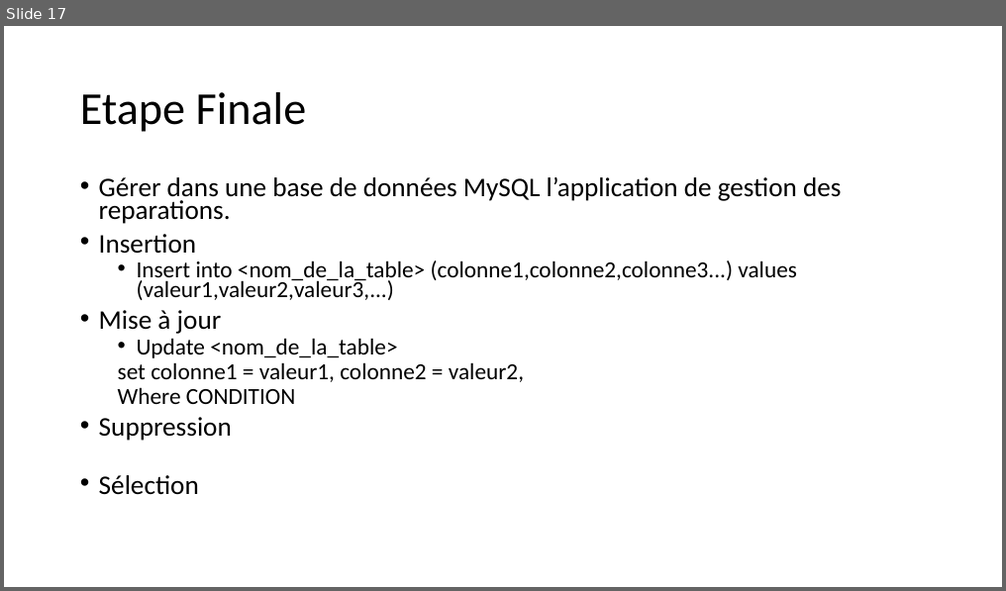
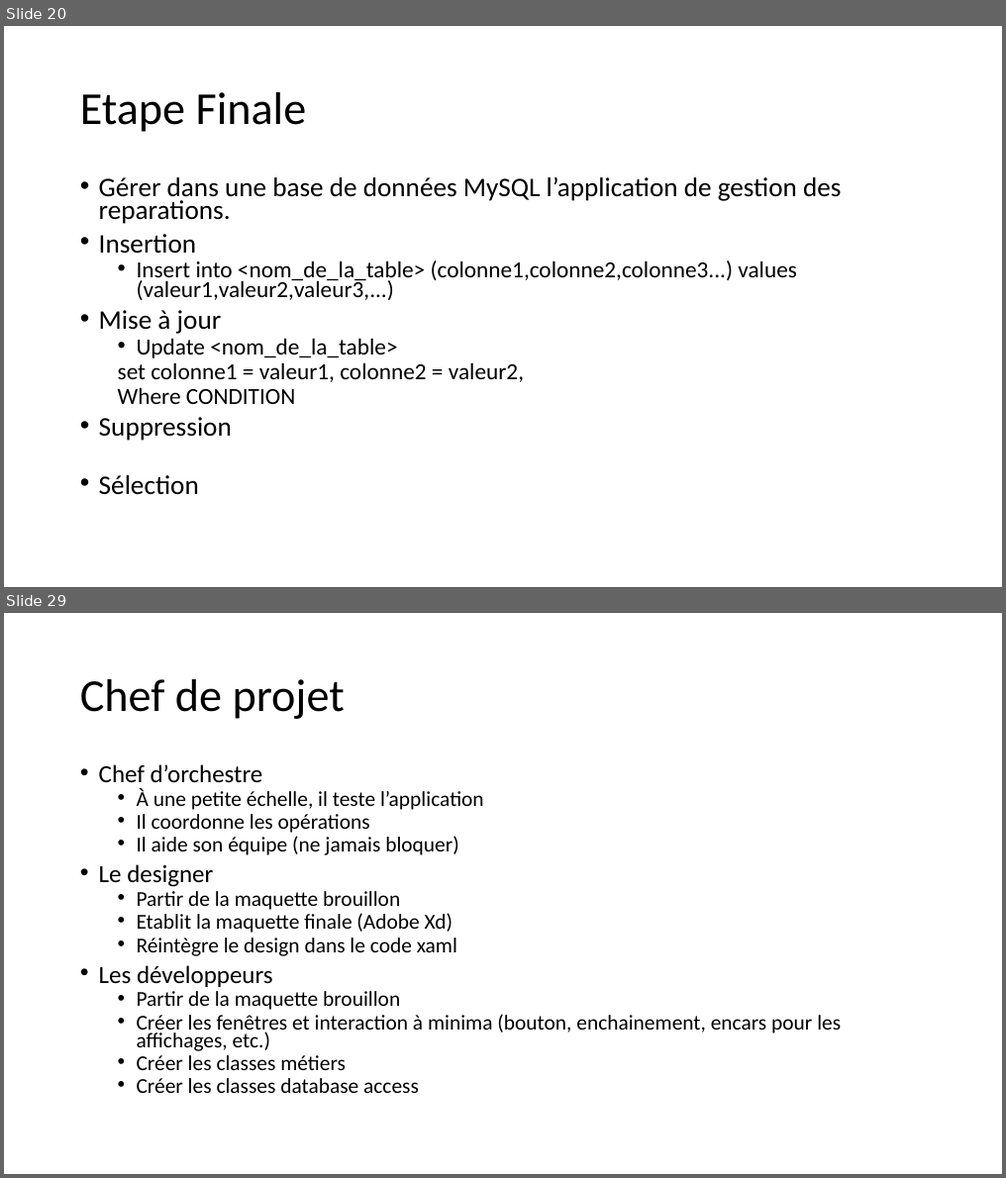
Before and after one commit to ronnykwon/TutoCNAM, a slide deck: Document/Explication.pptx. Shown one above the other, each under a label of ours: slide 17 before the commit, slides 20 and 29 after it; the slides between them are not shown. The pictures are 1006x591 and 1006x1178 pixels, drawn with LibreOffice and Linux fonts; fonts in the diff are those of the drawing. Boxes give left, top, right and bottom in pixels: in the first picture for what was removed or moved away, otherwise in the second. Text is boxed around its words. In the diff, an @@ line names an element or a change of style, - is before the commit and + after.

```diff
--- a/Document/Explication.pptx
+++ b/Document/Explication.pptx
@@ slide 29 added at (x1=4, y1=613, x2=1002, y2=1174), background #FFFFFF @@
@@ title added at (x1=80, y1=679, x2=345, y2=719), 44 pt, text #000000 @@
+Chef de projet
@@ text added at (x1=99, y1=764, x2=841, y2=1093), 20.4 pt, text #000000 @@
+• Chef d’orchestre
+  • À une petite échelle, il teste l’application
+  • Il coordonne les opérations
+  • Il aide son équipe (ne jamais bloquer)
+• Le designer
+  • Partir de la maquette brouillon
+  • Etablit la maquette finale (Adobe Xd)
+  • Réintègre le design dans le code xaml
+• Les développeurs
+  • Partir de la maquette brouillon
+  • Créer les fenêtres et interaction à minima (bouton, enchainement, encars pour les affichages, etc.)
+  • Créer les classes métiers
+  • Créer les classes database access
@@ what was slide 17 is now slide 20 @@
```
Also in this commit, not shown: 8 slides changed, 9 other slides added, 2 slides removed, 16 other files.
